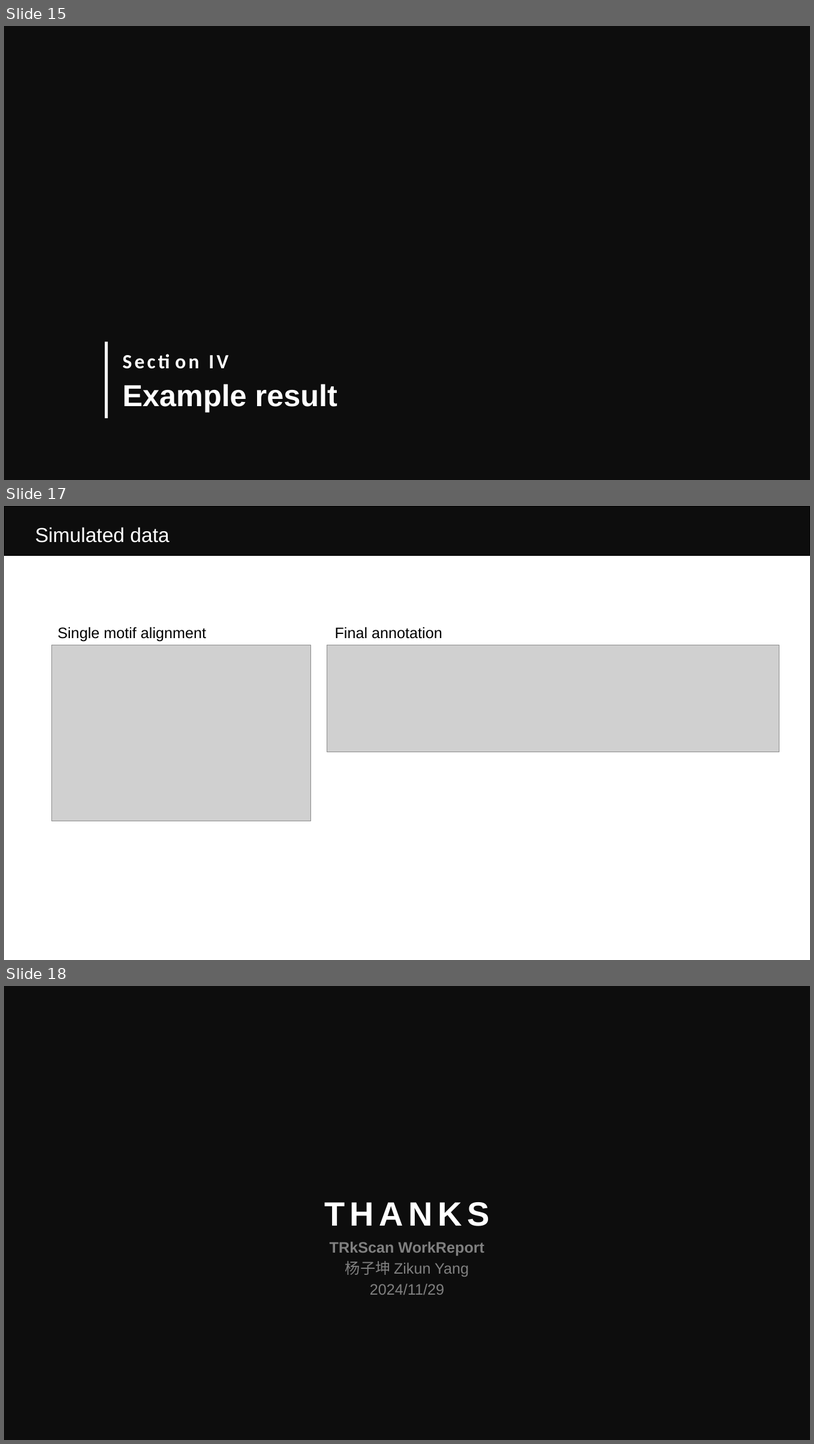
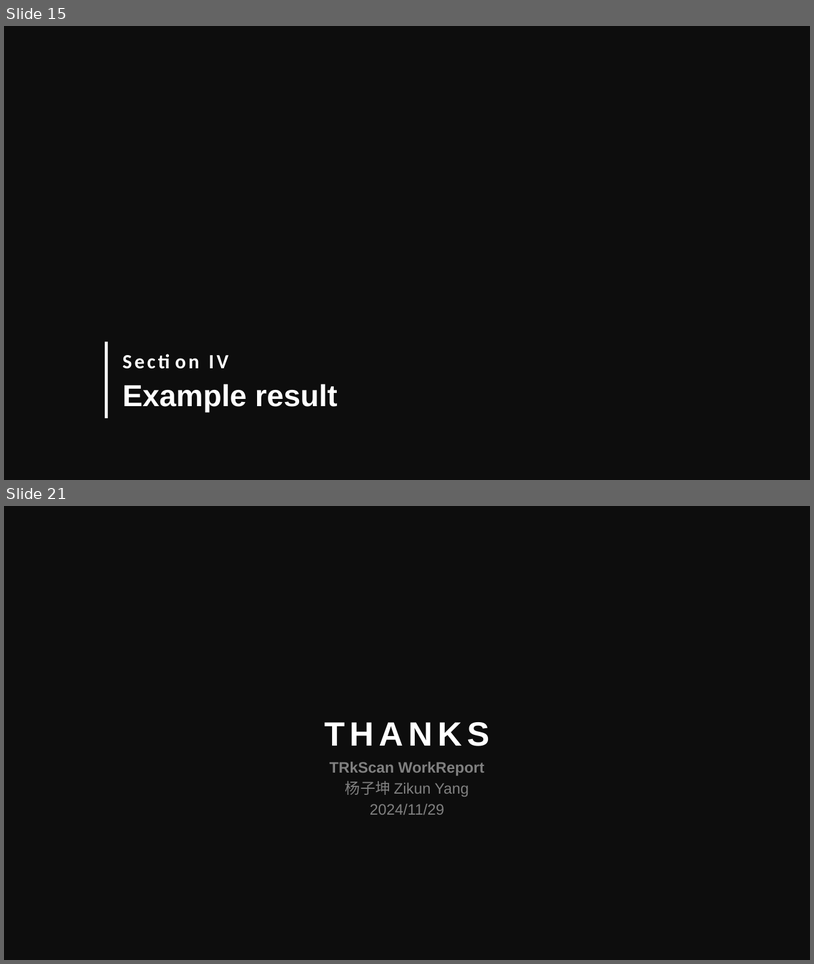
Before and after one commit to Eric-Y-S/TRkScan, a slide deck: WorkReport.pptx. Shown one above the other, each under a label of ours: slides 15, 17 and 18 before the commit, slides 15 and 21 after it; the slides between them are not shown. The pictures are 814x1444 and 814x964 pixels, drawn with LibreOffice and Linux fonts; fonts in the diff are those of the drawing; grey boxes stand for pictures. Boxes give left, top, right and bottom in pixels: in the first picture for what was removed or moved away, otherwise in the second. Text is boxed around its words. In the diff, an @@ line names an element or a change of style, - is before the commit and + after.

```diff
--- a/WorkReport.pptx
+++ b/WorkReport.pptx
@@ slide 17 removed at (x1=4, y1=506, x2=810, y2=960), background #FFFFFF; not listed: 1 template element that a slide beside it also shows @@
@@ text removed at (x1=35, y1=527, x2=169, y2=543) @@
-Simulated data
@@ text removed at (x1=57, y1=627, x2=206, y2=642) @@
-Single motif alignment
@@ text removed at (x1=335, y1=627, x2=443, y2=639) @@
-Final annotation
@@ picture removed at (x1=52, y1=645, x2=311, y2=821) @@
@@ picture removed at (x1=327, y1=645, x2=780, y2=752) @@
@@ what was slide 18 is now slide 21 @@
```
Also in this commit, not shown: 2 slides changed, 4 slides added, 10 other files.
